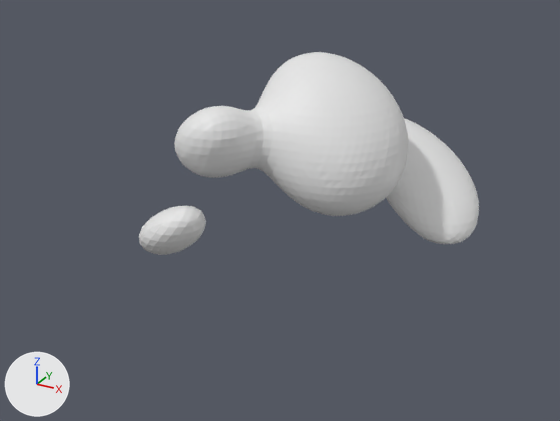
An edit to the OBJ model Assets/Models/Stomach/ventre_0012.obj, drawn before and after from the same camera.
Before and after are seen from a camera (50 mm lens) standing at (70.0, -134.5, 66.9) and looking at (-5.4, 2.7, -1.7). The lights are fixed; the arrows at lower left show +X, +Y and +Z. Where no turn or scale is listed for an object, it has been applied to the vertices. Vertices at the same position are counted once.

In view in the first picture: 'ventre_0012'.
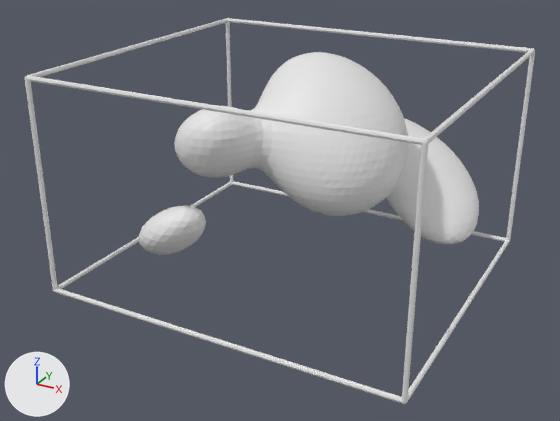
The change, as a diff of the scene's bpy script:
```diff
--- a/Assets/Models/Stomach/ventre_0012.obj.py
+++ b/Assets/Models/Stomach/ventre_0012.obj.py
@@ me_ventre_0012 @@
 # used by ob_ventre_0012; location = (0.0, 0.0, 0.0)
-me_ventre_0012.from_pydata(...)  # 3520 vertices, 4312 faces; spans x -32.3..31.9, y -27.8..45.7, z -36.5..31.0
+me_ventre_0012.from_pydata(...)  # 3714 vertices, 4664 faces; spans x -38.4..38.4, y -34.6..45.7, z -12.7..32.5
+# me_ventre_0012 part 1: a new loose piece of 208 vertices spanning x -38.4..38.4, y -34.6..34.6, z -12.7..32.5
```

Where the change shows, as pixel boxes (x1, y1, x2, y2) in the pictures (560 x 421 px):
'ventre_0012', reshaped: before (139, 52, 479, 255); after (25, 18, 535, 404)
part 1 of me_ventre_0012, added: after (25, 18, 535, 404)
